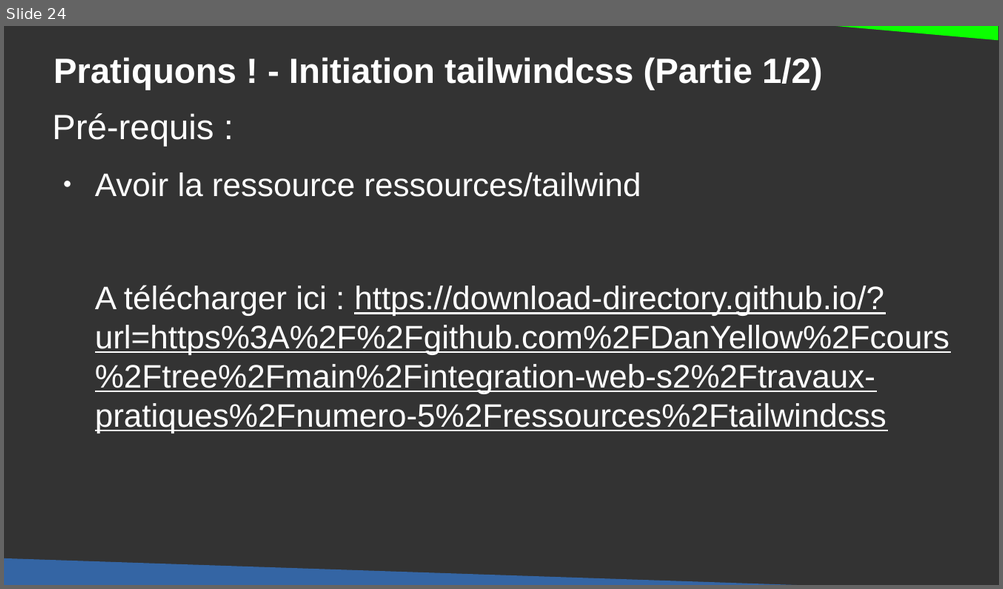
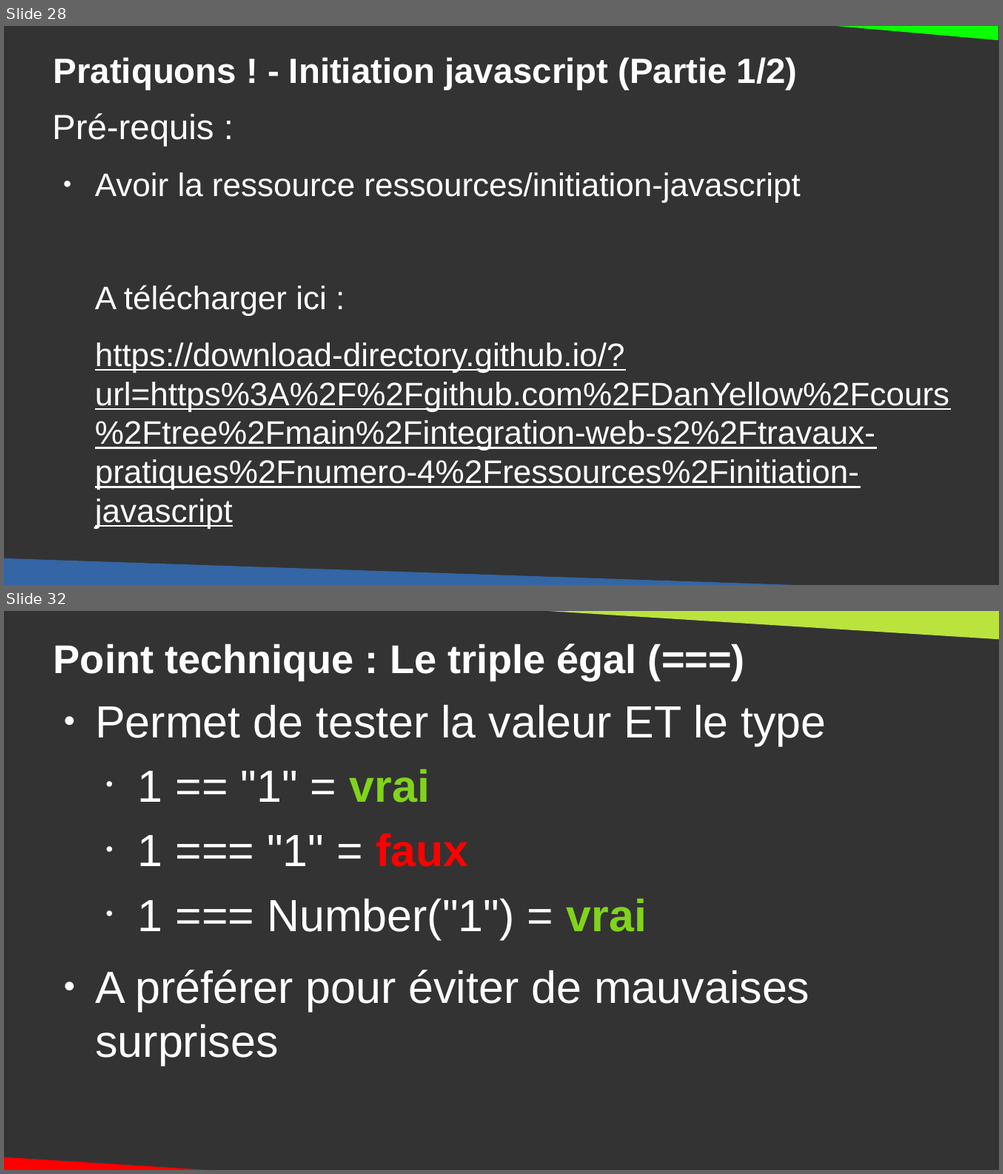
Before and after one commit to DanYellow/cours, a slide deck: integration-web-s2/travaux-pratiques/numero-5/presentation.odp. Shown one above the other, each under a label of ours: slide 24 before the commit, slides 28 and 32 after it; the slides between them are not shown. The pictures are 1003x589 and 1003x1174 pixels, drawn with LibreOffice and Linux fonts; fonts in the diff are those of the drawing. Boxes give left, top, right and bottom in pixels: in the first picture for what was removed or moved away, otherwise in the second. Text is boxed around its words. In the diff, an @@ line names an element or a change of style, - is before the commit and + after.

```diff
--- a/integration-web-s2/travaux-pratiques/numero-5/presentation.odp
+++ b/integration-web-s2/travaux-pratiques/numero-5/presentation.odp
@@ slide 32 added at <box>4,611,999,1170</box>, background #333333 @@
@@ right triangle added at <box>485,611,999,640</box>, fill #BBE33D @@
@@ title added at <box>54,644,637,680</box>, 32 pt, text #FFFFFF, bold @@
+Point technique : Le triple égal (===)
@@ text added at <box>95,705,826,1011</box>, 36 pt, text #FFFFFF @@
+● Permet de tester la valeur ET le type
+  • 1 == "1" = vrai
+  • 1 === "1" = faux
+  • 1 === Number("1") = vrai
+● A préférer pour éviter de mauvaises surprises
@@ right triangle added at <box>4,1144,299,1170</box>, fill #FF0000 @@
@@ what was slide 24 is now slide 28 @@
@@ slide 28 changed as well @@
@@ title at <box>54,57,797,90</box>: text changed @@
-Pratiquons ! - Initiation tailwindcss (Partie 1/2)
+Pratiquons ! - Initiation javascript (Partie 1/2)
@@ text at <box>95,173,949,529</box>: text changed @@
-● Avoir la ressource ressources/tailwind
-A télécharger ici : https://download-directory.github.io/?url=https%3A%2F%2Fgithub.com%2FDanYellow%2Fcours%2Ftree%2Fmain%2Fintegration-web-s2%2Ftravaux-pratiques%2Fnumero-5%2Fressources%2Ftailwindcss
+● Avoir la ressource ressources/initiation-javascript
+A télécharger ici :
+https://download-directory.github.io/?url=https%3A%2F%2Fgithub.com%2FDanYellow%2Fcours%2Ftree%2Fmain%2Fintegration-web-s2%2Ftravaux-pratiques%2Fnumero-4%2Fressources%2Finitiation-javascript
```
Also in this commit, not shown: 66 other slides added, 30 slides removed, 18 other files.
